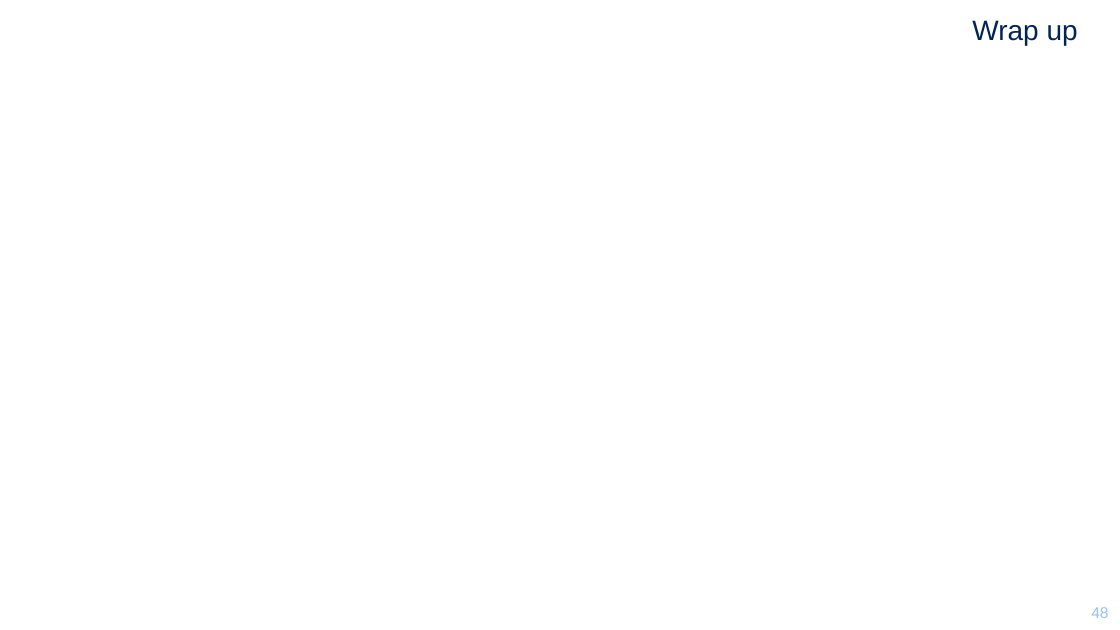
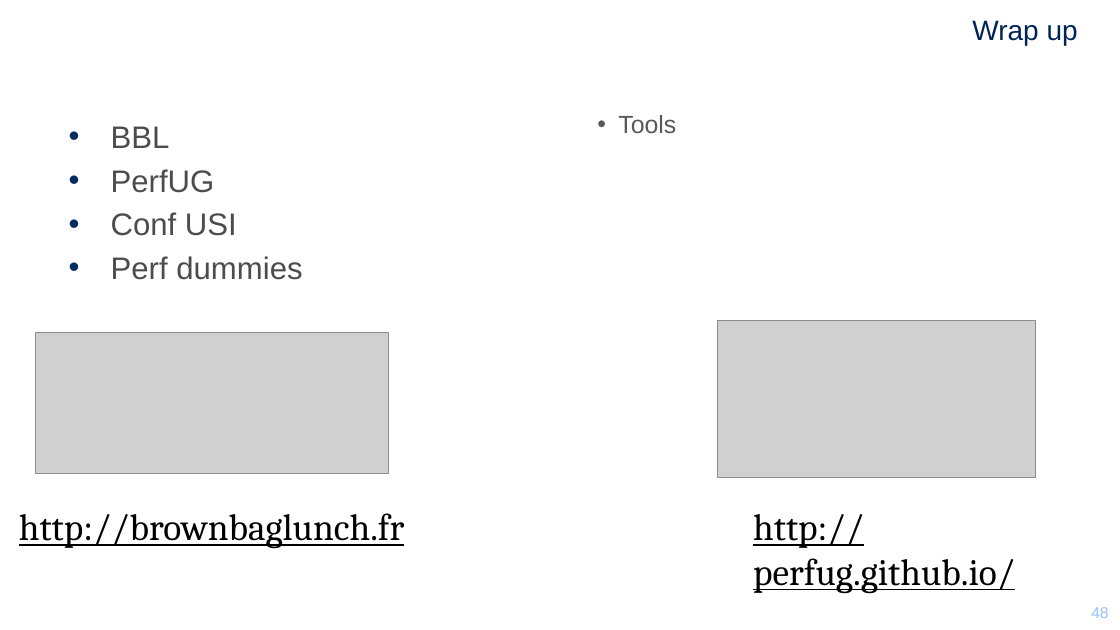
Before and after one commit to mikrob/perfuniversity, a slide deck: slide 48 of PerfUniversity.pptx. Drawn at 1120x630 pixels with LibreOffice and Linux fonts; fonts in the diff are those of the drawing; grey boxes stand for pictures; background and template pictures are left out. Boxes give left, top, right and bottom in pixels: in the first picture for what was removed or moved away, otherwise in the second. Text is boxed around its words. In the diff, an @@ line names an element or a change of style, - is before the commit and + after.

```diff
--- a/PerfUniversity.pptx
+++ b/PerfUniversity.pptx
@@ text added at (618,115,676,133), 16 pt, text #595959 @@
+• Tools
@@ text added at (111,126,302,280), 20 pt, text #4C4C4C @@
+• BBL
+• PerfUG
+• Conf USI
+• Perf dummies
@@ picture added at (717,320,1035,477) @@
@@ picture added at (36,333,389,474) @@
@@ text added at (19,513,405,549), 24 pt, text #000000, underline @@
+http://brownbaglunch.fr
@@ text added at (753,514,1015,594), 24 pt, text #000000, underline @@
+http://perfug.github.io/
```
Also in this commit, not shown: 6 other slides changed, 1 slide added, 1 slide removed.
